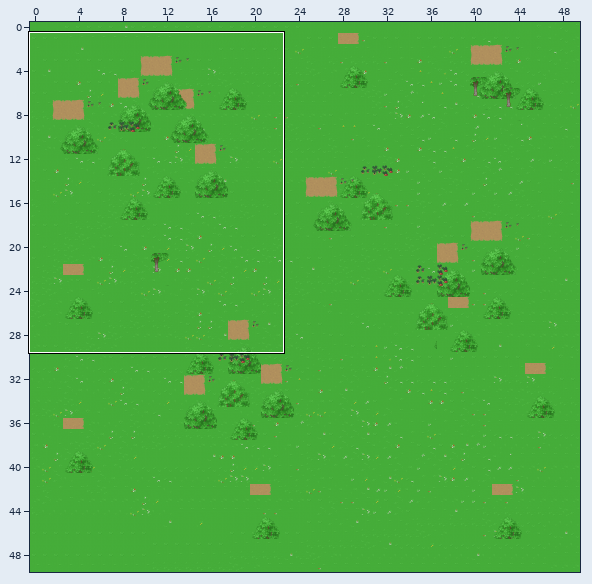
One commit to this Tiled map: Homestead/Assets/tiledProgramFiles/map.tmx. The first picture is a wide view before the edit; the outline marks the close-up.
Close-up. Before the edit:
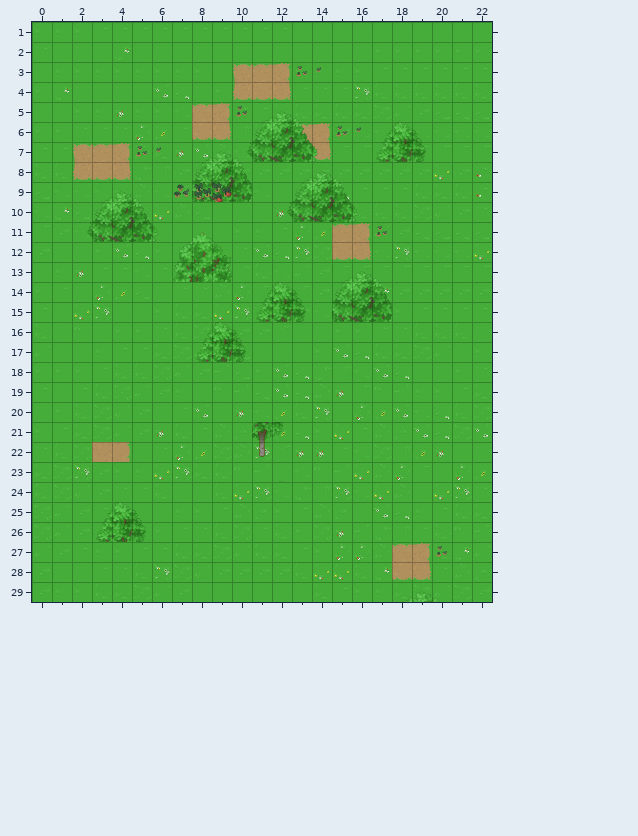
Cells are 32x32 px. Shown: x 0..22, y 1..29. The commit also changed other parts of the map, which this record leaves out. The commit also replaced the tileset; all pictures use the new one.
The same view after the edit:
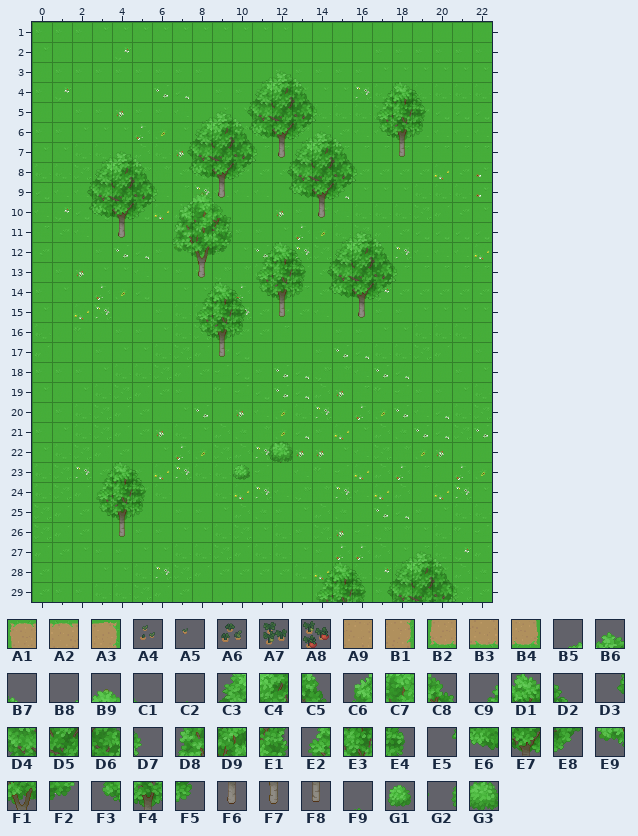
Key: from "Meadow": A1 32, A2 33, A3 34, A4 35, A5 36, A6 37, A7 38, A8 39, A9 41, B1 42, B2 48, B3 49, B4 50; from "Trees": B5 1, B6 2, B7 3, B8 5, B9 6, C1 7, C2 10, C3 17, C4 18, C5 19, C6 21, C7 22, C8 23, C9 25, D1 26, D2 27, D3 32, D4 33, D5 34, D6 35, D7 36, D8 37, D9 38, E1 39, E2 41, E3 42, E4 43, E5 48, E6 49, E7 50, E8 51, E9 53, F1 54, F2 55, F3 57, F4 58, F5 59, F6 66, F7 70, F8 74, F9 91, G1 99, G2 106, G3 107.
__ is an empty cell, ## one hidden under a higher layer, .. an unchanged one.
Changes in this commit:
--- layer "Trees1"
@@ x 7..19 @@
- 4 .. .. .. .. .. .. .. .. .. .. __ __ __
- 5 .. A2 A3 A4 .. .. .. .. .. .. __ C2 __
- 6 .. B3 B4 __ .. ## A2 A3 A4 A5 C9 D1 D2
- 7 __ B5 B6 B7 __ ## B3 B4 __ .. E2 E3 E4
- 8 __ C3 C4 C5 .. __ B5 B6 B7 __ .. .. ..
- 9 .. D4 D5 D6 .. __ C3 C4 C5 .. .. .. ..
-10 .. .. .. .. .. D3 D4 D5 D6 D7 .. .. ..
-11 .. .. .. .. .. .. .. .. A2 A3 A4 .. ..
-12 .. .. .. .. __ __ __ .. B3 B4 __ .. ..
-13 .. .. .. .. __ C2 __ __ B5 B6 B7 __ ..
-14 .. __ __ __ C9 D1 D2 __ C3 C4 C5 .. ..
-15 .. __ C2 __ E2 E3 E4 .. D4 D5 D6 .. ..
-16 .. C9 D1 D2 .. .. .. .. .. .. .. .. ..
-17 .. E2 E3 E4 .. .. .. .. .. .. .. .. ..
+ 4 .. .. .. .. .. .. .. .. .. .. C9 D1 D2
+ 5 .. B5 B6 B7 .. .. .. .. .. .. E2 E3 E4
+ 6 .. C3 C4 C5 .. __ B5 B6 B7 __ F3 F4 F5
+ 7 D3 D4 D5 D6 D7 __ C3 C4 C5 .. __ F8 __
+ 8 E5 E6 E7 E8 .. D3 D4 D5 D6 D7 .. .. ..
+ 9 .. __ F6 __ .. E5 E6 E7 E8 .. .. .. ..
+10 .. .. .. .. .. __ __ F6 __ __ .. .. ..
+11 .. .. .. .. .. .. .. .. B5 B6 B7 .. ..
+12 .. .. .. .. C9 D1 D2 .. C3 C4 C5 .. ..
+13 .. .. .. .. E2 E3 E4 D3 D4 D5 D6 D7 ..
+14 .. C9 D1 D2 F3 F4 F5 E5 E6 E7 E8 .. ..
+15 .. E2 E3 E4 __ F8 __ .. __ F6 __ .. ..
+16 .. F3 F4 F5 .. .. .. .. .. .. .. .. ..
+17 .. __ F8 __ .. .. .. .. .. .. .. .. ..
@@ x 3..21 @@
-22 A9 B1 .. .. .. .. .. .. .. .. .. .. .. .. .. .. .. .. ..
-23 __ __ __ .. .. .. .. .. .. .. .. .. .. .. .. .. .. .. ..
-24 __ C2 __ .. .. .. .. .. .. .. .. .. .. .. .. .. .. .. ..
-25 C9 D1 D2 .. .. .. .. .. .. .. .. .. .. .. .. .. .. .. ..
-26 E2 E3 E4 .. .. .. .. .. .. .. .. .. .. .. .. .. .. .. ..
-27 .. .. .. .. .. .. .. .. .. .. .. .. .. .. .. A2 A3 A4 ..
-28 .. .. .. .. .. .. .. .. .. .. .. __ __ __ .. B3 B4 __ ..
-29 .. .. .. .. .. .. .. .. .. .. .. __ C2 __ __ B5 B6 B7 __
+22 __ C2 .. .. .. .. .. .. .. .. .. .. .. .. .. .. .. .. ..
+23 C9 D1 D2 .. .. .. .. .. .. .. .. .. .. .. .. .. .. .. ..
+24 E2 E3 E4 .. .. .. .. .. .. .. .. .. .. .. .. .. .. .. ..
+25 F3 F4 F5 .. .. .. .. .. .. .. .. .. .. .. .. .. .. .. ..
+26 __ F8 __ .. .. .. .. .. .. .. .. .. .. .. .. .. .. .. ..
+27 .. .. .. .. .. .. .. .. .. .. .. .. .. .. .. B5 B6 B7 ..
+28 .. .. .. .. .. .. .. .. .. .. .. C9 D1 D2 .. C3 C4 C5 ..
+29 .. .. .. .. .. .. .. .. .. .. .. E2 E3 E4 D3 D4 D5 D6 D7
--- layer "Trees2"
@@ x 2..14 @@
- 3 .. .. .. .. .. .. .. .. A1 A2 A3 A4 A5
- 4 .. .. .. .. .. .. .. .. B2 B3 B4 __ ..
- 5 .. .. .. .. .. .. .. .. __ B5 B6 B7 __
- 6 .. .. .. .. .. .. .. .. __ C3 C4 C5 ..
- 7 A1 A2 A3 A4 A5 .. .. .. D3 D4 D5 D6 D7
- 8 B2 B3 B4 __ .. .. .. .. .. .. .. .. ..
- 9 __ B5 B6 B7 __ A6 A7 A8 .. .. .. .. ..
-10 __ C3 C4 C5 .. __ __ __ .. .. .. .. ..
-11 D3 D4 D5 D6 D7 B8 B9 C1 .. .. .. .. ..
-12 .. .. .. .. .. C6 C7 C8 .. .. .. .. ..
-13 .. .. .. .. .. D8 D9 E1 .. .. .. .. ..
+ 3 .. .. .. .. .. .. .. .. __ B5 B6 B7 __
+ 4 .. .. .. .. .. .. .. .. __ C3 C4 C5 ..
+ 5 .. .. .. .. .. .. .. .. D3 D4 D5 D6 D7
+ 6 .. .. .. .. .. .. .. .. E5 E6 E7 E8 ..
+ 7 __ B5 B6 B7 __ .. .. .. __ __ F6 __ __
+ 8 __ C3 C4 C5 .. .. .. .. .. .. .. .. ..
+ 9 D3 D4 D5 D6 D7 B8 B9 C1 .. .. .. .. ..
+10 E5 E6 E7 E8 .. C6 C7 C8 .. .. .. .. ..
+11 __ __ F6 __ __ D8 D9 E1 .. .. .. .. ..
+12 .. .. .. .. .. E9 F1 F2 .. .. .. .. ..
+13 .. .. .. .. .. __ F7 __ .. .. .. .. ..
--- layer "Shrub1"
@@ x 10..12 @@
-21 .. F4 F5
-22 .. F8 __
-23 __ .. ..
+21 .. __ F9
+22 .. G2 G3
+23 G1 .. ..
Pixel boxes of the changes (left, top, right, bottom) in both close-ups:
changed: (73, 63, 426, 362)
changed: (233, 422, 292, 482)
changed: (92, 442, 146, 542)
changed: (316, 543, 458, 602)
